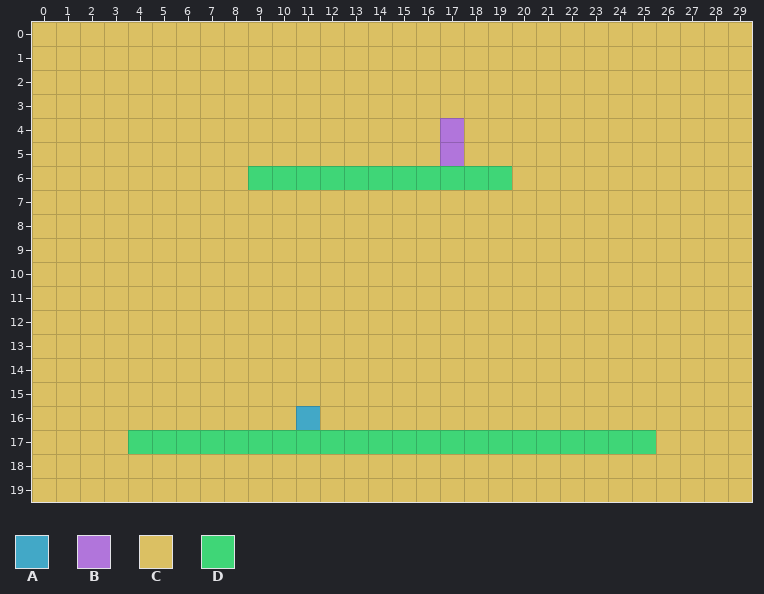
Tiled map, stored at Levels/level2.tmx. That is the earlier state.
Cells are 32x32 px. Shown: x 0..29, y 0..19.
Key: from "tilemap": A 0, B 2, C 5, D 7.
_ is an empty cell.
Layer "Kachelebene 1" before, first column x 0:
 0 CCCCCCCCCCCCCCCCCCCCCCCCCCCCCC
 1 CCCCCCCCCCCCCCCCCCCCCCCCCCCCCC
 2 CCCCCCCCCCCCCCCCCCCCCCCCCCCCCC
 3 CCCCCCCCCCCCCCCCCCCCCCCCCCCCCC
 4 CCCCCCCCCCCCCCCCCBCCCCCCCCCCCC
 5 CCCCCCCCCCCCCCCCCBCCCCCCCCCCCC
 6 CCCCCCCCCDDDDDDDDDDDCCCCCCCCCC
 7 CCCCCCCCCCCCCCCCCCCCCCCCCCCCCC
 8 CCCCCCCCCCCCCCCCCCCCCCCCCCCCCC
 9 CCCCCCCCCCCCCCCCCCCCCCCCCCCCCC
10 CCCCCCCCCCCCCCCCCCCCCCCCCCCCCC
11 CCCCCCCCCCCCCCCCCCCCCCCCCCCCCC
12 CCCCCCCCCCCCCCCCCCCCCCCCCCCCCC
13 CCCCCCCCCCCCCCCCCCCCCCCCCCCCCC
14 CCCCCCCCCCCCCCCCCCCCCCCCCCCCCC
15 CCCCCCCCCCCCCCCCCCCCCCCCCCCCCC
16 CCCCCCCCCCCACCCCCCCCCCCCCCCCCC
17 CCCCDDDDDDDDDDDDDDDDDDDDDDCCCC
18 CCCCCCCCCCCCCCCCCCCCCCCCCCCCCC
19 CCCCCCCCCCCCCCCCCCCCCCCCCCCCCC
The result:
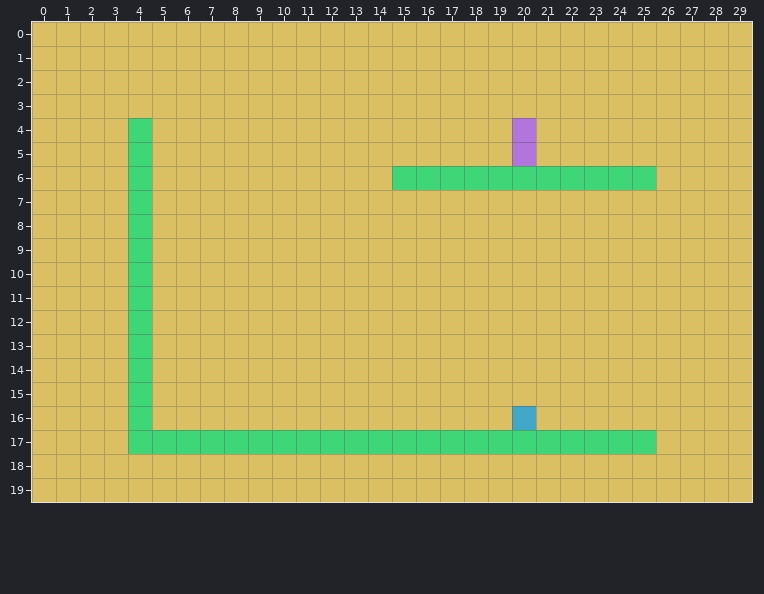
Edits made:
{"where": "layer \"Kachelebene 1\""}
{"y":4,"x":4,"old":"C","new":"D"}
{"y":4,"x":17,"old":"B","new":"C"}
{"y":4,"x":20,"old":"C","new":"B"}
{"y":5,"x":4,"old":"C","new":"D"}
{"y":5,"x":17,"old":"B","new":"C"}
{"y":5,"x":20,"old":"C","new":"B"}
{"y":6,"x":4,"old":"C","new":"D"}
{"y":6,"x":9,"old":"DDDDDD","new":"CCCCCC"}
{"y":6,"x":20,"old":"CCCCCC","new":"DDDDDD"}
{"y":7,"x":4,"old":"C","new":"D"}
{"y":8,"x":4,"old":"C","new":"D"}
{"y":9,"x":4,"old":"C","new":"D"}
{"y":10,"x":4,"old":"C","new":"D"}
{"y":11,"x":4,"old":"C","new":"D"}
{"y":12,"x":4,"old":"C","new":"D"}
{"y":13,"x":4,"old":"C","new":"D"}
{"y":14,"x":4,"old":"C","new":"D"}
{"y":15,"x":4,"old":"C","new":"D"}
{"y":16,"x":4,"old":"C","new":"D"}
{"y":16,"x":11,"old":"A","new":"C"}
{"y":16,"x":20,"old":"C","new":"A"}
{"label":"changed","picture_box":[128,118,152,430]}
{"label":"changed","picture_box":[440,118,464,166]}
{"label":"changed","picture_box":[512,118,656,190]}
{"label":"changed","picture_box":[248,166,392,190]}
{"label":"changed","picture_box":[296,406,320,430]}
{"label":"changed","picture_box":[512,406,536,430]}
